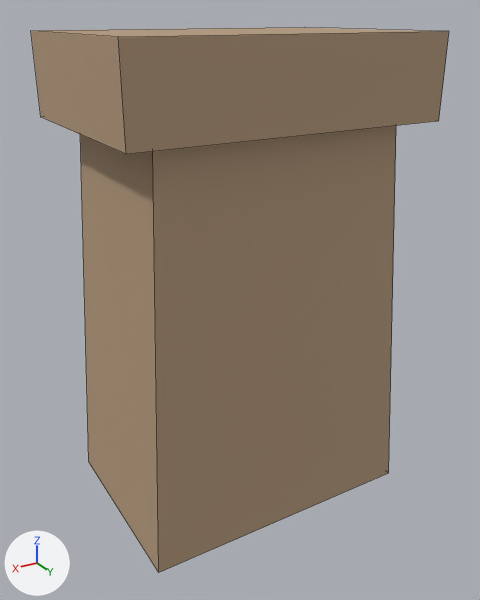
A saved change to the FBX model SampleProject/assets/models/camp/pack.fbx.
The view is the same before and after, from a camera (50 mm lens) standing at (0.426, 0.72, 0.638) and looking at (0.002, 0.014, 0.285). The axes (+X, +Y, +Z) are drawn at lower left. The lights are the same throughout. The picture after the commit comes second. Mesh edges are drawn as thin lines. Where no turn or scale is listed for an object, it has been applied to the vertices.

The older version as bpy lines, for what is in view:
```python
mat_packsurface = principled_material('PackSurface')
mat_packsurface.base_color = (0.46, 0.32, 0.2)  # beige #b5997c
mat_packsurface.roughness = 0.717
me_pack = bpy.data.meshes.new('Pack')
me_pack.from_pydata(...)  # 16 vertices, 12 faces; spans x -0.2..0.2, y -0.14..0.14, z 0.0..0.62
me_pack.materials.append(mat_packsurface)  # beige #b5997c
ob_pack = bpy.data.objects.new('Pack', me_pack)
ob_pack.location = (0.0, 0.0, 0.0)
```
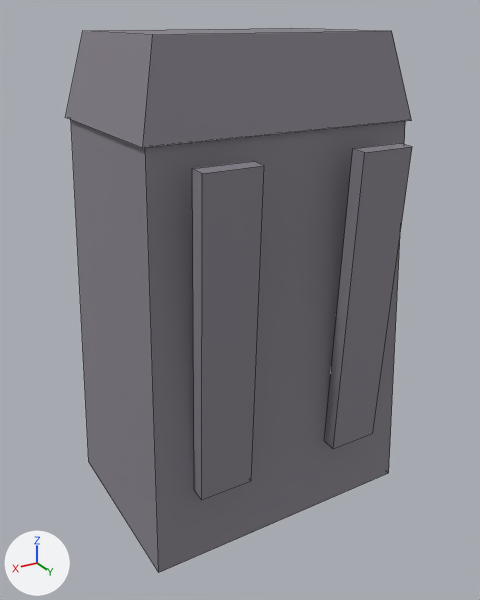
What changed in the scene script:
```text
Change mat_packsurface:
    mat_packsurface.base_color: (0.46, 0.32, 0.2) -> (0.24, 0.22, 0.26)  # beige #b5997c -> grey #86818b
Change me_pack:
    used by ob_pack; location = (0.0, 0.0, 0.0)
    remove me_pack.from_pydata(...)  # 16 vertices, 12 faces; spans x -0.2..0.2, y -0.14..0.14, z 0.0..0.62
    add me_pack.from_pydata(...)  # 40 vertices, 30 faces; spans x -0.19..0.19, y -0.16..0.165, z 0.0..0.62
    me_pack part 1
    4 vertices are removed from x -0.2..0.2, y -0.14..0.14, z 0.52..0.62
    6 faces are deleted
    8 vertices move from x -0.2..0.2, y -0.14..0.14, z 0.52..0.62 to x -0.175..0.175, y -0.115..0.12, z 0.52..0.62
    12 vertices are added at x -0.175..0.175, y -0.12..0.165, z 0.1..0.62
    8 new vertices lie (0.07, 0.0, 0.0) away from vertices in x -0.135..0.065, y 0.125..0.165, z 0.1..0.5
    18 new faces join them
    other edits to the shape of me_pack do not show in these pictures
```

Where the change shows, as pixel boxes [x1, y1, x2, y2] in the pictures (480 x 600 px):
'Pack', recoloured, reshaped (17% narrower): before [31, 27, 449, 572]; after [65, 28, 412, 572]
